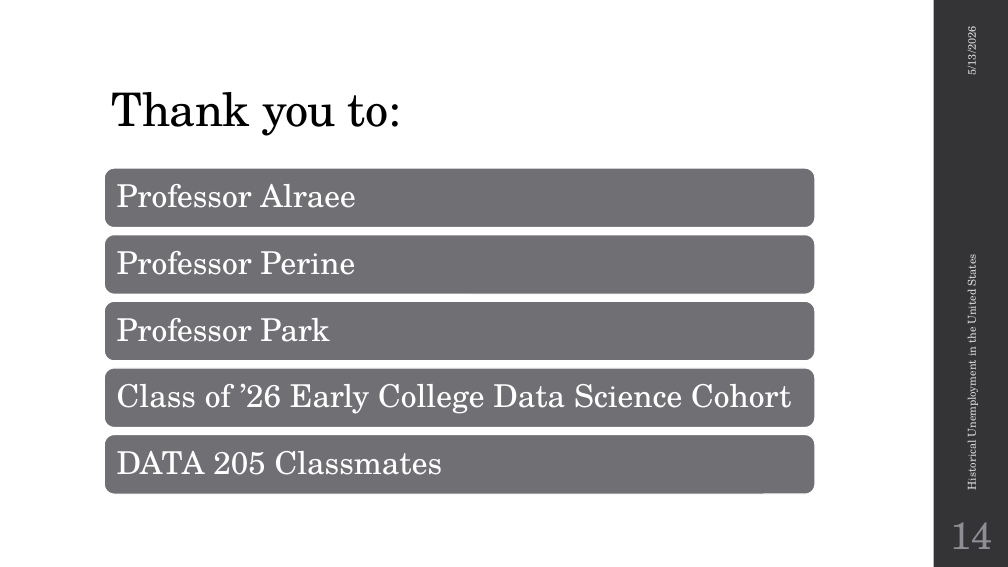
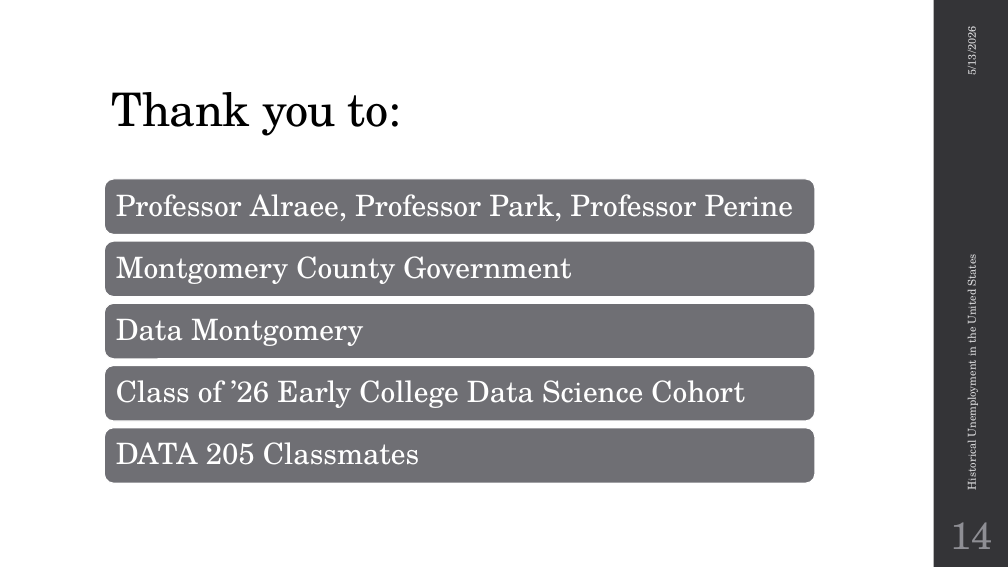
Before and after one commit to correptius/Historical-Unemployment-Capstone-2026, a slide deck: slide 14 of reports/final/Rhodes - Historical Unemployment in the United States.pptx. Drawn at 1008x567 pixels with LibreOffice and Linux fonts; fonts in the diff are those of the drawing. Boxes give left, top, right and bottom in pixels: in the first picture for what was removed or moved away, otherwise in the second. Text is boxed around its words. In the diff, an @@ line names an element or a change of style, - is before the commit and + after.

```diff
--- a/reports/final/Rhodes - Historical Unemployment in the United States.pptx
+++ b/reports/final/Rhodes - Historical Unemployment in the United States.pptx
@@ rounded rectangle resized from (x1=104, y1=168, x2=815, y2=228) to (x1=104, y1=179, x2=815, y2=234) @@
@@ text at (x1=116, y1=194, x2=793, y2=221): text changed; size 30 to 28 pt @@
-Professor Alraee
+Professor Alraee, Professor Park, Professor Perine
@@ rounded rectangle resized from (x1=104, y1=234, x2=815, y2=294) to (x1=104, y1=241, x2=815, y2=296) @@
@@ text added at (x1=116, y1=256, x2=571, y2=284), 28 pt, text #FFFFFF @@
+Montgomery County Government
@@ text removed at (x1=117, y1=251, x2=355, y2=275) @@
-Professor Perine
@@ text at (x1=116, y1=319, x2=363, y2=346): text changed; size 30 to 28 pt @@
-Professor Park
+Data Montgomery
@@ rounded rectangle resized from (x1=104, y1=368, x2=815, y2=428) to (x1=104, y1=365, x2=815, y2=420) @@
@@ text "Class of ’26 Early College ..." at (x1=116, y1=380, x2=745, y2=408): size 30 to 28 pt @@
@@ rounded rectangle resized from (x1=104, y1=435, x2=815, y2=495) to (x1=104, y1=428, x2=815, y2=483) @@
@@ text "DATA 205 Classmates" at (x1=116, y1=442, x2=419, y2=465): size 30 to 28 pt @@
@@ text "DATA 205 Classmates" moved from (x1=117, y1=451, x2=443, y2=475) to (x1=116, y1=442, x2=419, y2=465) @@
```
Also in this commit, not shown: 1 other slide changed.
